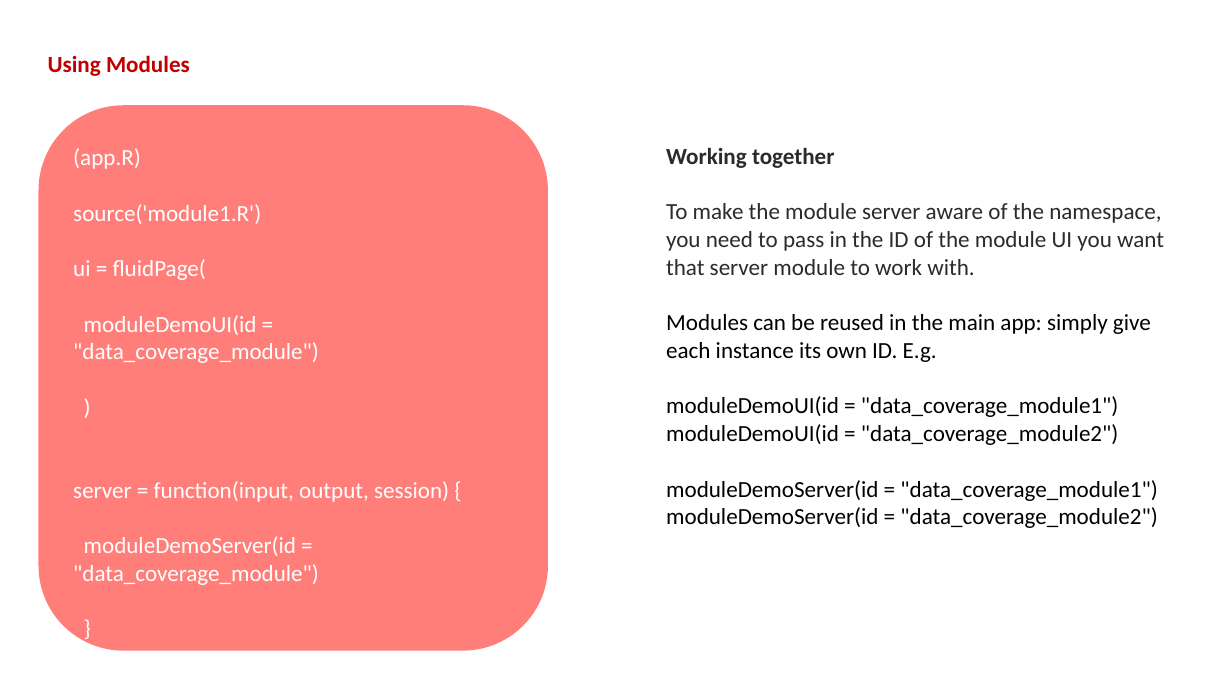
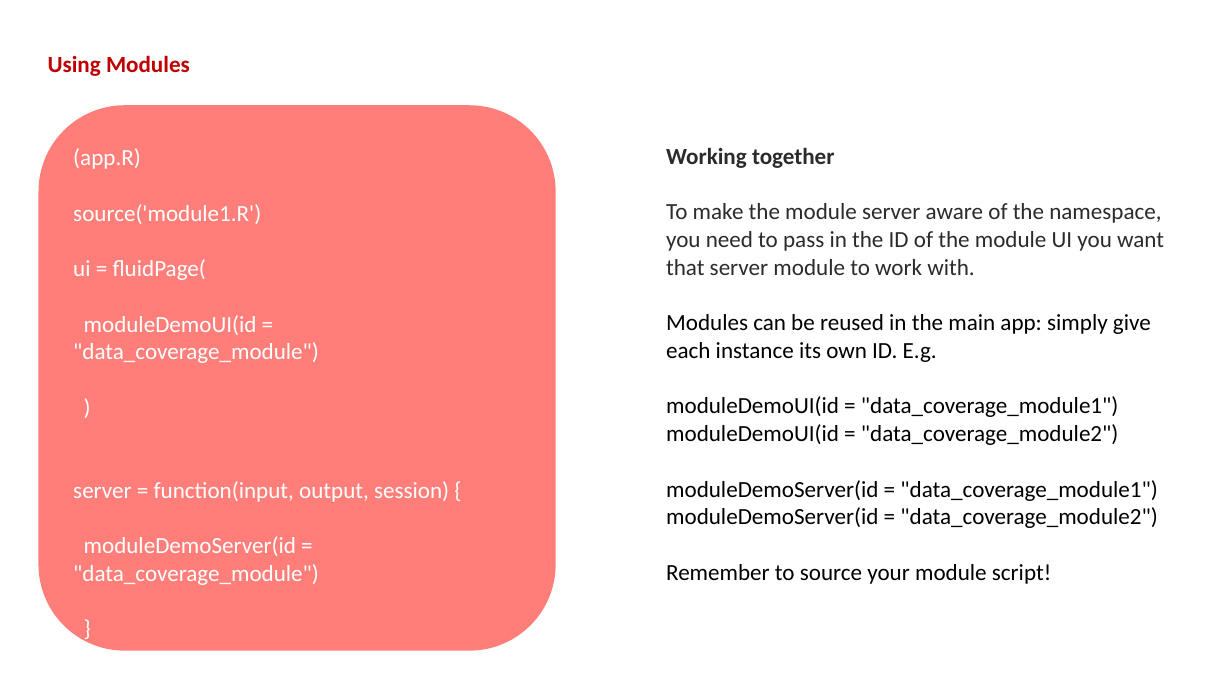
Before and after one commit to BHFDSC/cvd-covid-tre-dashboard, a slide deck: slide 3 of BHF_Dashboards/BHF_DSC_TRE_External_Dashboard/Dev/Modules Example.pptx. Drawn at 1232x693 pixels with LibreOffice and Linux fonts; fonts in the diff are those of the drawing. Boxes give left, top, right and bottom in pixels: in the first picture for what was removed or moved away, otherwise in the second. Text is boxed around its words. In the diff, an @@ line names an element or a change of style, - is before the commit and + after.

Commit message:
updated slides on how to use the modules calling global input variables

```diff
--- a/BHF_Dashboards/BHF_DSC_TRE_External_Dashboard/Dev/Modules Example.pptx
+++ b/BHF_Dashboards/BHF_DSC_TRE_External_Dashboard/Dev/Modules Example.pptx
@@ rounded rectangle: place and size @@
-rounded rectangle at (39,105,548,651)
+rounded rectangle at (39,105,556,651)
@@ text at (666,564,1051,584): paragraph added @@
+Remember to source your module script!
```
Also in this commit, not shown: 2 other slides changed.
